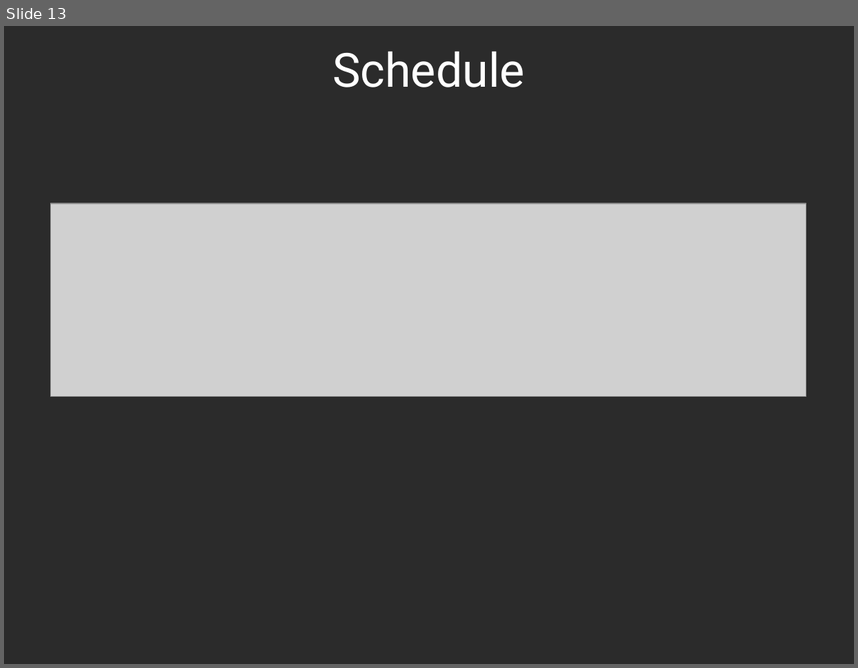
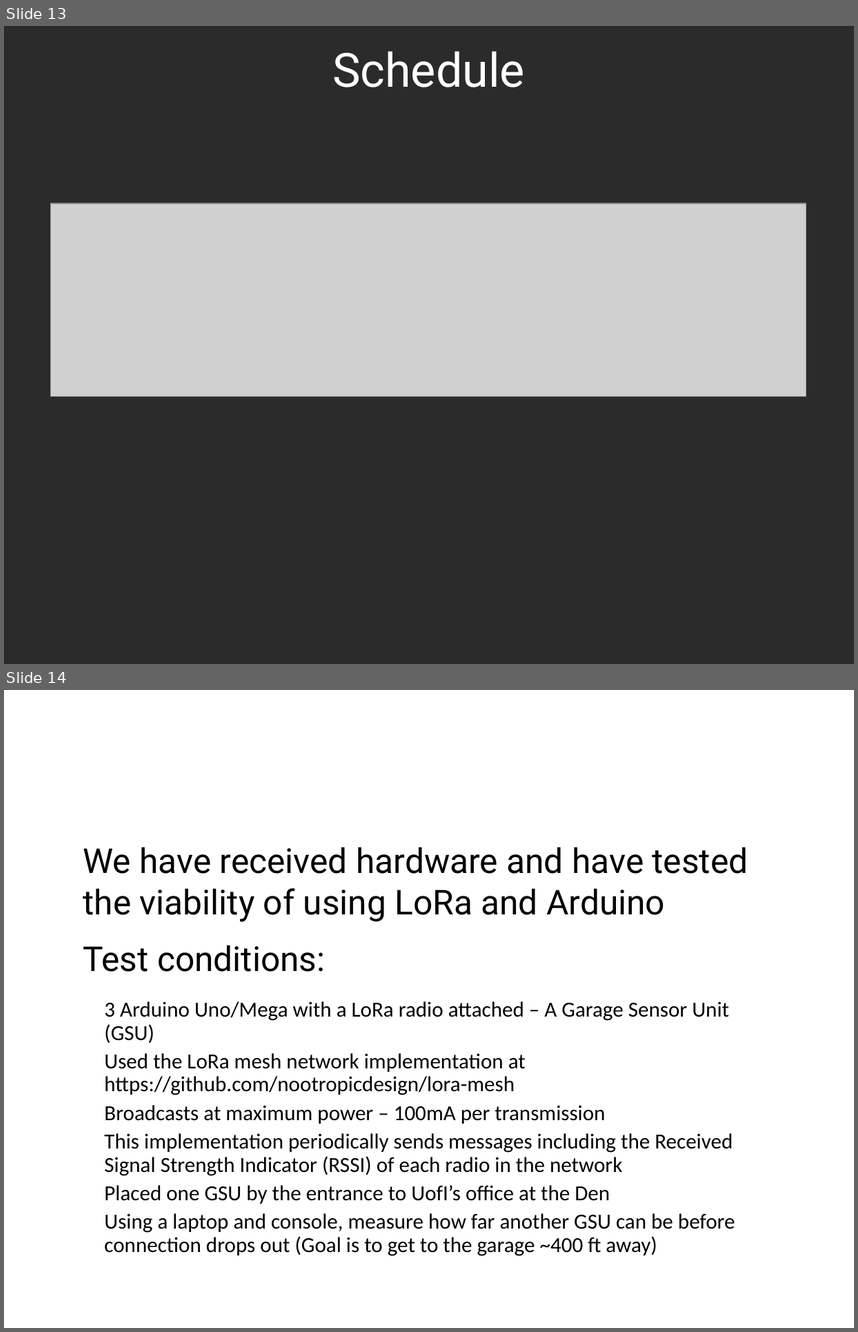
Before and after one commit to Jaxal83/parkingSensor, a slide deck: PDR.odp. Shown one above the other, each under a label of ours: slide 13 before the commit, slides 13 and 14 after it. The pictures are 858x668 and 858x1332 pixels, drawn with LibreOffice and Linux fonts; fonts in the diff are those of the drawing; grey boxes stand for pictures; background and template pictures are left out; a plain dark background stands for a picture behind light text. Boxes give left, top, right and bottom in pixels: in the first picture for what was removed or moved away, otherwise in the second. Text is boxed around its words. In the diff, an @@ line names an element or a change of style, - is before the commit and + after.

Commit message:
Add files via upload
Added LoRa testing slides

```diff
--- a/PDR.odp
+++ b/PDR.odp
@@ slide 14 added at bbox=[4, 690, 854, 1328], background picture (left out) @@
@@ title added at bbox=[46, 704, 812, 761], 44 pt, text #FFFFFF @@
+Current Status – LoRa Testing
@@ text added at bbox=[83, 847, 749, 1256], 20 pt, text #000000 @@
+● We have received hardware and have tested the viability of using LoRa and Arduino
+● Test conditions:
+  ● 3 Arduino Uno/Mega with a LoRa radio attached – A Garage Sensor Unit (GSU)
+  ● Used the LoRa mesh network implementation at https://github.com/nootropicdesign/lora-mesh
+  ● Broadcasts at maximum power – 100mA per transmission
+  ● This implementation periodically sends messages including the Received Signal Strength Indicator (RSSI) of each radio in the network
+  ● Placed one GSU by the entrance to UofI’s office at the Den
+  ● Using a laptop and console, measure how far another GSU can be before connection drops out (Goal is to get to the garage ~400 ft away)
```
Also in this commit, not shown: 8 slides changed, 6 other slides added, 1 slide removed.
